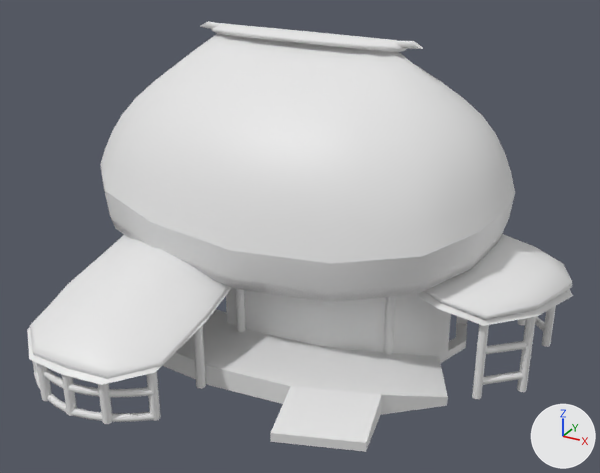
A saved change to the FBX model Assets/Props/House2/Models/HouseB_LP.fbx.
Before and after are seen from a 50 mm camera at (3.35, -6.14, 3.78) aimed at (0.31, -0.62, 1.02). Every picture has the same lights, and +X, +Y and +Z are marked at lower right. Where no turn or scale is listed for an object, it has been applied to the vertices.

In view in the first picture: 'HouseB'.
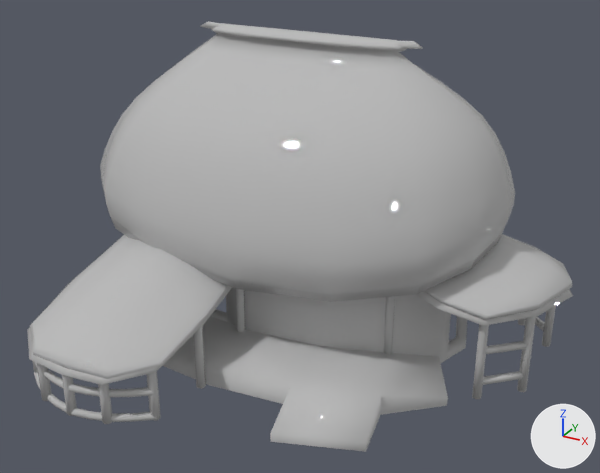
Where the change shows, as pixel boxes (x1, y1, x2, y2) in the pictures (600 x 473 px):
part 1 of me_mesh, built on: before (101, 171, 515, 291); after (100, 166, 515, 291)
part 2 of me_mesh, recoloured (white to grey): (27, 21, 573, 452) in both

The change, as a diff of the scene's bpy script:
```diff
--- a/Assets/Props/House2/Models/HouseB_LP.fbx.py
+++ b/Assets/Props/House2/Models/HouseB_LP.fbx.py
@@ mat_default @@
+mat_default = principled_material('default')
+mat_default.base_color = (0.5, 0.5, 0.5)  # grey #bcbcbc
+mat_default.roughness = 0.0
@@ me_mesh @@
 # used by ob_houseb; location = (0.0, 0.0, 0.0)
-me_mesh.from_pydata(...)  # 1403 vertices, 1147 faces; spans x -2.06..2.42, y -2.41..1.29, z -0.01..2.57
+me_mesh.from_pydata(...)  # 1419 vertices, 1163 faces; spans x -2.06..2.42, y -2.41..1.29, z -0.01..2.57
+# me_mesh part 1
+# 16 faces are deleted
+# 10 vertices are added at x -2.04..1.84, y -1.29..1.29, z 0.98..1.24
+# 6 new vertices lie (0.0, 0.0, -0.13) away from vertices in x -1.46..0.88, y -1.21..1.21, z 1.14..1.21
+# 32 new faces join them
+# me_mesh part 2: 1131 faces spanning x -2.06..2.42, y -2.41..1.29, z -0.01..2.57 switch from no material to mat_default (grey #bcbcbc)
+# me_mesh part 3: the surface is now shaded smooth
```
